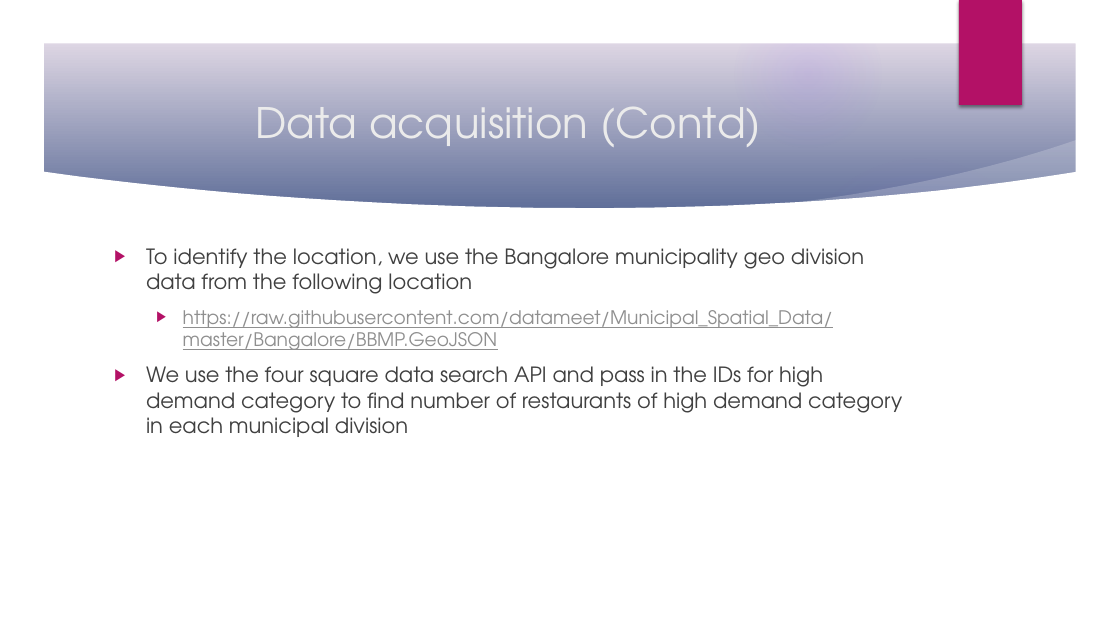
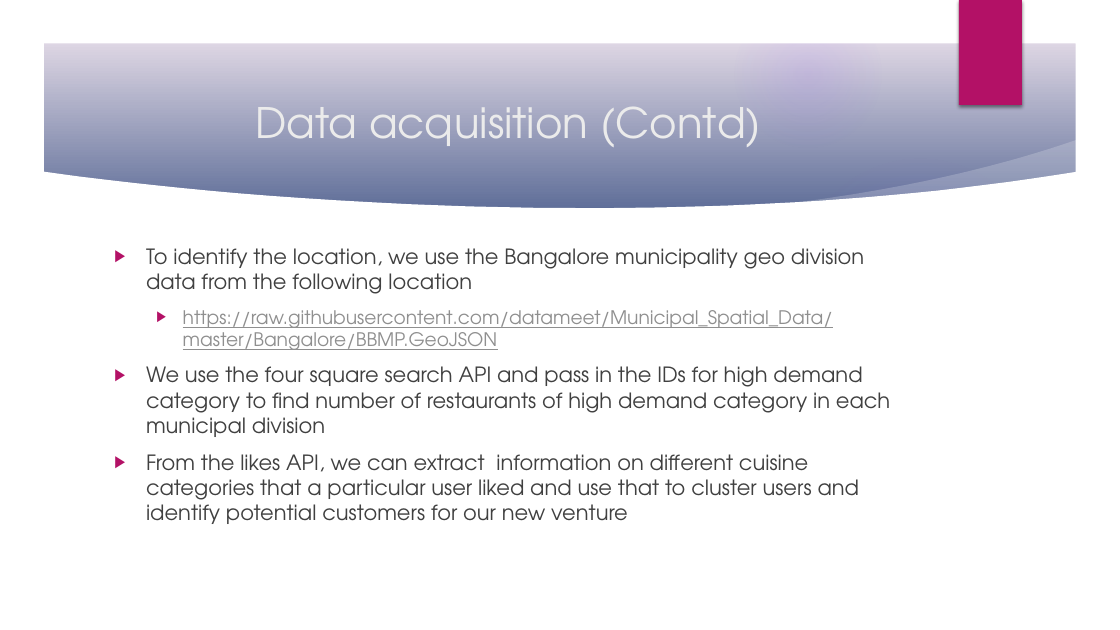
Before and after one commit to UPriyadharshini/Coursera_Capstone, a slide deck: slide 6 of Coursera_Capstone_Final.pptx. Drawn at 1120x630 pixels with LibreOffice and Linux fonts; fonts in the diff are those of the drawing; background and template pictures are left out. Boxes give left, top, right and bottom in pixels: in the first picture for what was removed or moved away, otherwise in the second. Text is boxed around its words. In the diff, an @@ line names an element or a change of style, - is before the commit and + after.

```diff
--- a/Coursera_Capstone_Final.pptx
+++ b/Coursera_Capstone_Final.pptx
@@ text at <box>146,366,890,524</box>: text changed @@
-▶ We use the four square data search API and pass in the IDs for high demand category to find number of restaurants of high demand category in each municipal division
+▶ We use the four square search API and pass in the IDs for high demand category to find number of restaurants of high demand category in each municipal division
+▶ From the likes API, we can extract information on different cuisine categories that a particular user liked and use that to cluster users and identify potential customers for our new venture
```
Also in this commit, not shown: 10 other slides changed, 2 other files.
